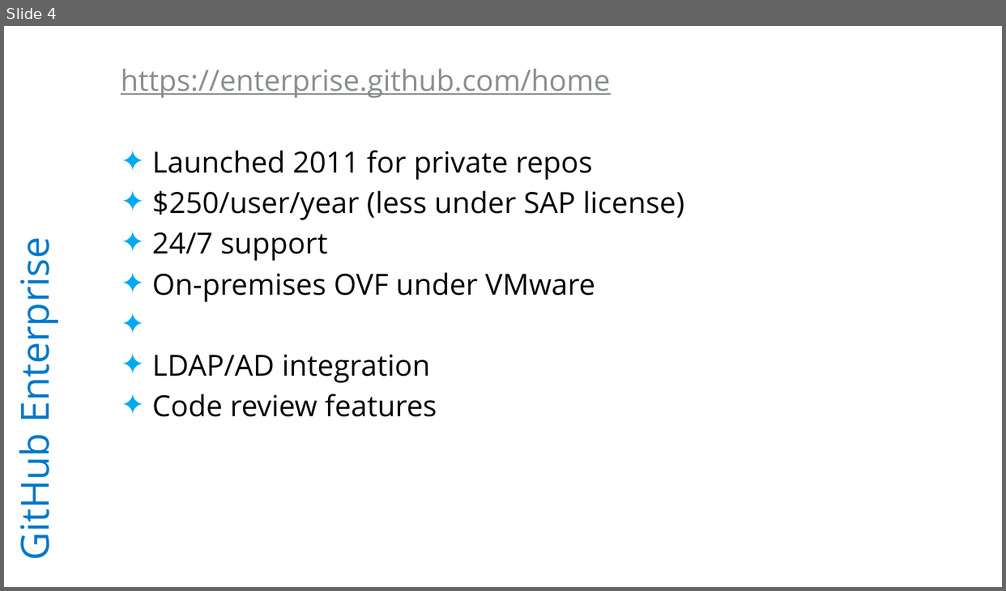
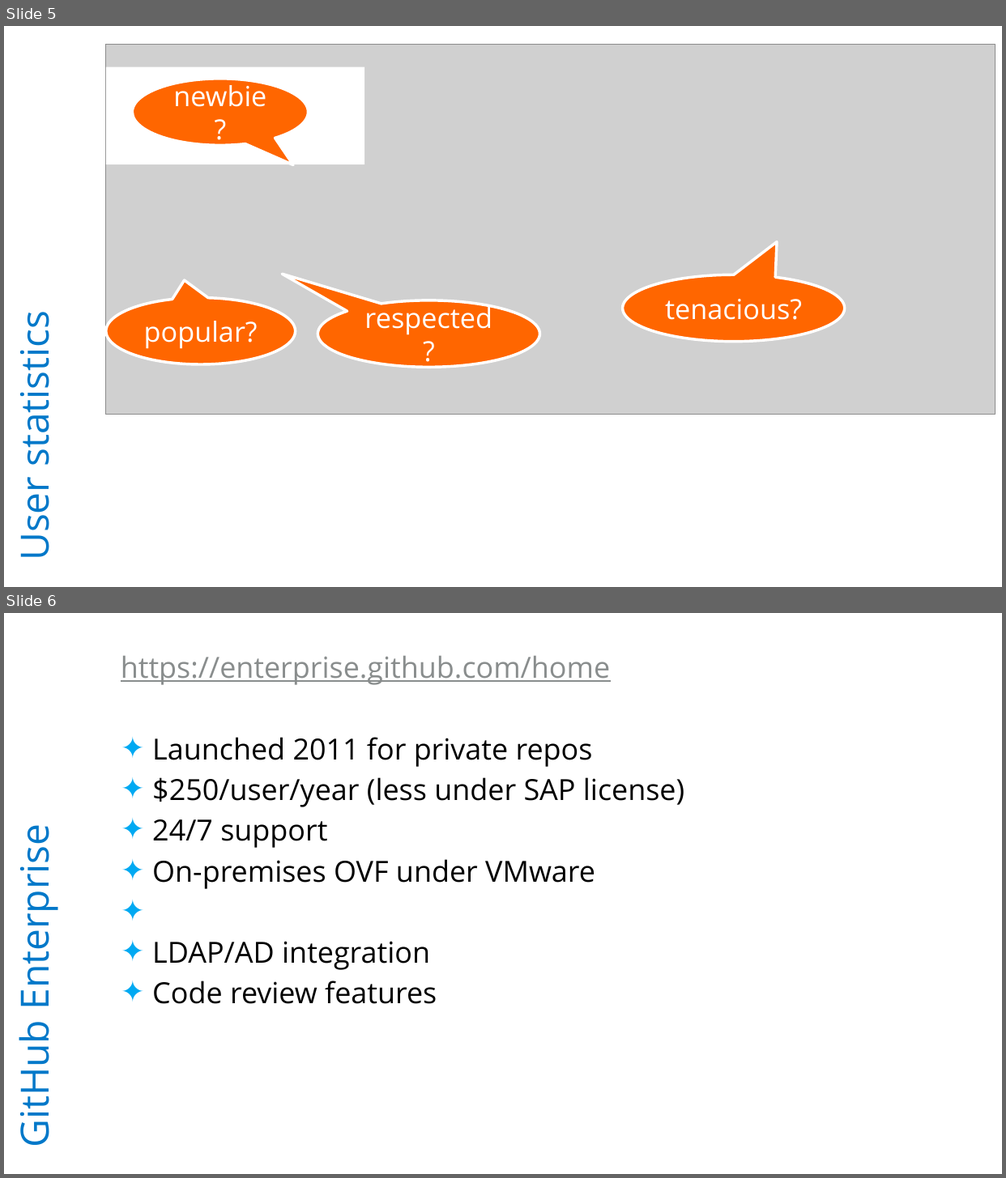
Before and after one commit to rkuma183/wilsonmar.github.io, a slide deck: fig/Git_with_Github_v78_2016.09.03a_wm.pptx. Shown one above the other, each under a label of ours: slide 4 before the commit, slides 5 and 6 after it. The pictures are 1006x591 and 1006x1178 pixels, drawn with LibreOffice and Linux fonts; fonts in the diff are those of the drawing; grey boxes stand for pictures. Boxes give left, top, right and bottom in pixels: in the first picture for what was removed or moved away, otherwise in the second. Text is boxed around its words. In the diff, an @@ line names an element or a change of style, - is before the commit and + after.

```diff
--- a/fig/Git_with_Github_v78_2016.09.03a_wm.pptx
+++ b/fig/Git_with_Github_v78_2016.09.03a_wm.pptx
@@ slide 5 added at (x1=4, y1=26, x2=1002, y2=587), background #FFFFFF @@
@@ picture added at (x1=106, y1=44, x2=995, y2=414) @@
@@ rectangle added at (x1=106, y1=67, x2=364, y2=165), fill #FFFFFF @@
@@ speech bubble added at (x1=133, y1=79, x2=309, y2=146), fill #FF6600, outline #FFFFFF 2 pt, 20 pt, text #FFFFFF @@
+newbie?
@@ speech bubble added at (x1=623, y1=275, x2=844, y2=341), fill #FF6600, outline #FFFFFF 2 pt, 20 pt, text #FFFFFF @@
+tenacious?
@@ speech bubble added at (x1=106, y1=297, x2=296, y2=365), fill #FF6600, outline #FFFFFF 2 pt, 20 pt, text #FFFFFF @@
+popular?
@@ speech bubble added at (x1=317, y1=301, x2=539, y2=367), fill #FF6600, outline #FFFFFF 2 pt, 20 pt, text #FFFFFF @@
+respected?
@@ title added at (x1=7, y1=327, x2=60, y2=557), 28 pt, text #0078C9 @@
+User statistics
@@ what was slide 4 is now slide 6 @@
```
Also in this commit, not shown: 5 slides changed, 1 other slide added, 1 slide removed, 6 other files.
